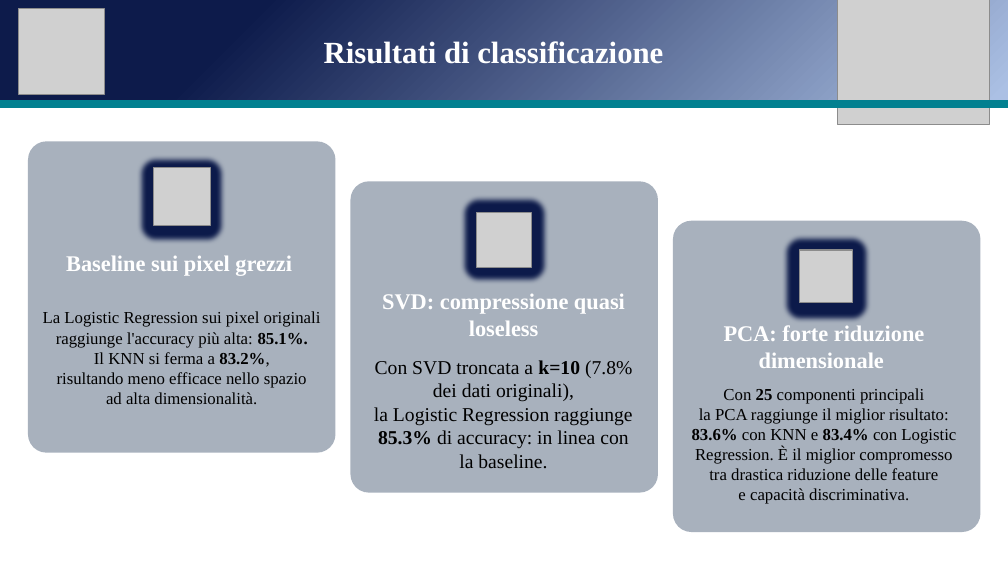
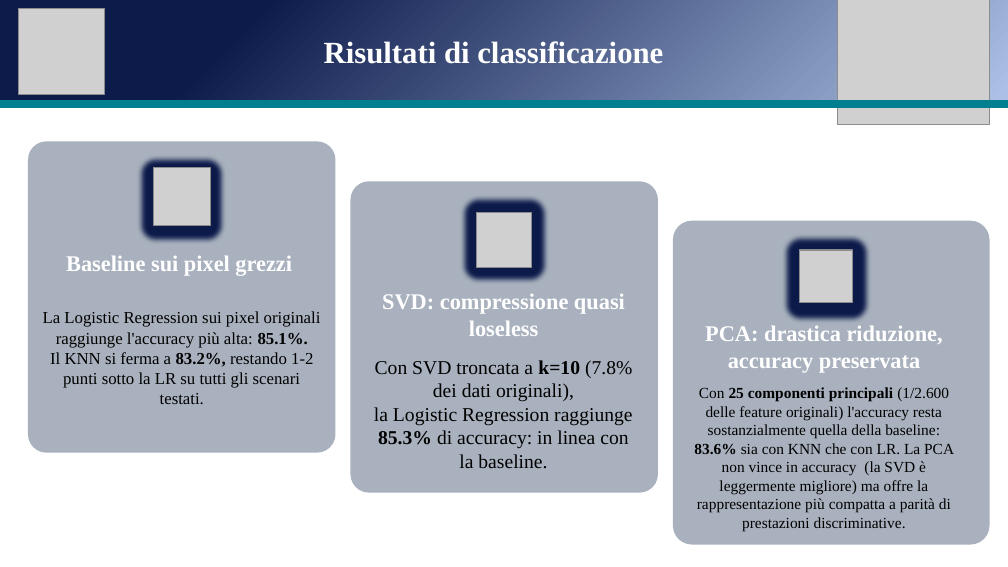
Before and after one commit to andreapatruno1/Image-Compression-and-Analysis, a slide deck: slide 15 of docs/SVD e PCA per l'analisi di immagini mediche.pptx. Drawn at 1008x567 pixels with LibreOffice and Linux fonts; fonts in the diff are those of the drawing; grey boxes stand for pictures. Boxes give left, top, right and bottom in pixels: in the first picture for what was removed or moved away, otherwise in the second. Text is boxed around its words. In the diff, an @@ line names an element or a change of style, - is before the commit and + after.

```diff
--- a/docs/SVD e PCA per l'analisi di immagini mediche.pptx
+++ b/docs/SVD e PCA per l'analisi di immagini mediche.pptx
@@ rounded rectangle: place and size @@
-rounded rectangle at <box>673,221,981,532</box>
+rounded rectangle at <box>673,221,990,544</box>
@@ text at <box>43,311,321,404</box>: text changed @@
-La Logistic Regression sui pixel originali
-raggiunge l'accuracy più alta: 85.1%.
-Il KNN si ferma a 83.2%,
-risultando meno efficace nello spazio
-ad alta dimensionalità.
+La Logistic Regression sui pixel originali
+raggiunge l'accuracy più alta: 85.1%.
+Il KNN si ferma a 83.2%, restando 1-2 punti sotto la LR su tutti gli scenari testati.
@@ text at <box>705,325,943,373</box>: text changed @@
-PCA: forte riduzione dimensionale
+PCA: drastica riduzione, accuracy preservata
@@ text at <box>694,387,954,532</box>: text changed; size 12 to 11 pt @@
-Con 25 componenti principali
-la PCA raggiunge il miglior risultato:
-83.6% con KNN e 83.4% con Logistic Regression. È il miglior compromesso tra drastica riduzione delle feature
-e capacità discriminativa.
+Con 25 componenti principali (1/2.600 delle feature originali) l'accuracy resta sostanzialmente quella della baseline: 83.6% sia con KNN che con LR. La PCA non vince in accuracy (la SVD è leggermente migliore) ma offre la rappresentazione più compatta a parità di prestazioni discriminative.
```
Also in this commit, not shown: 1 other slide changed, 3 slides added, 2 other files.
